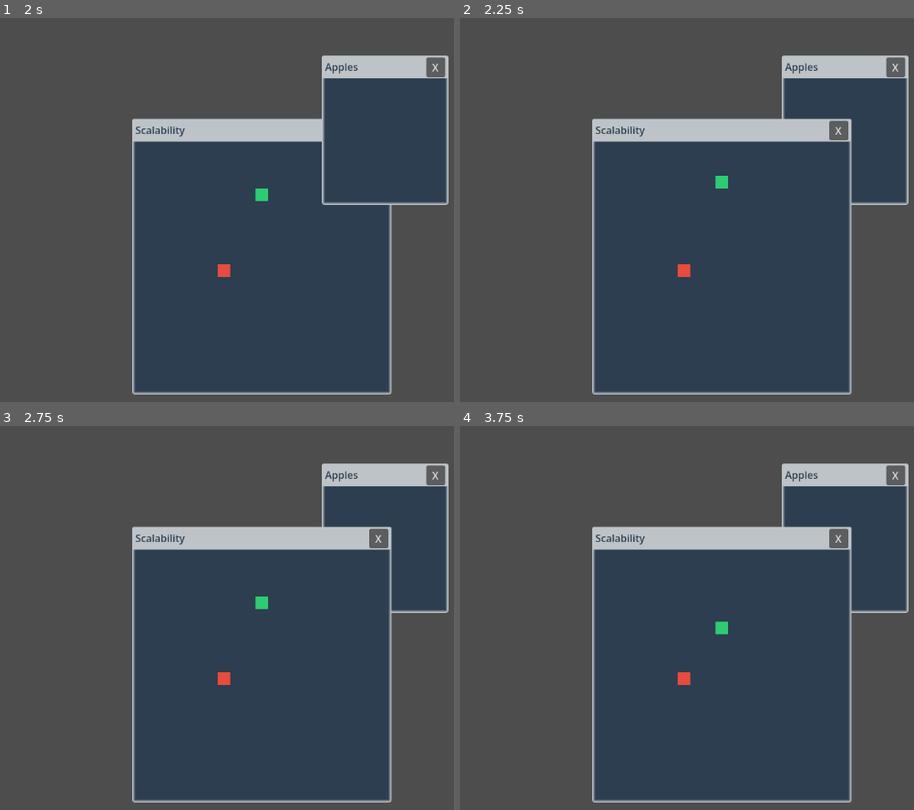
Above: before the commit, frames 1-4 (two rows, left to right).
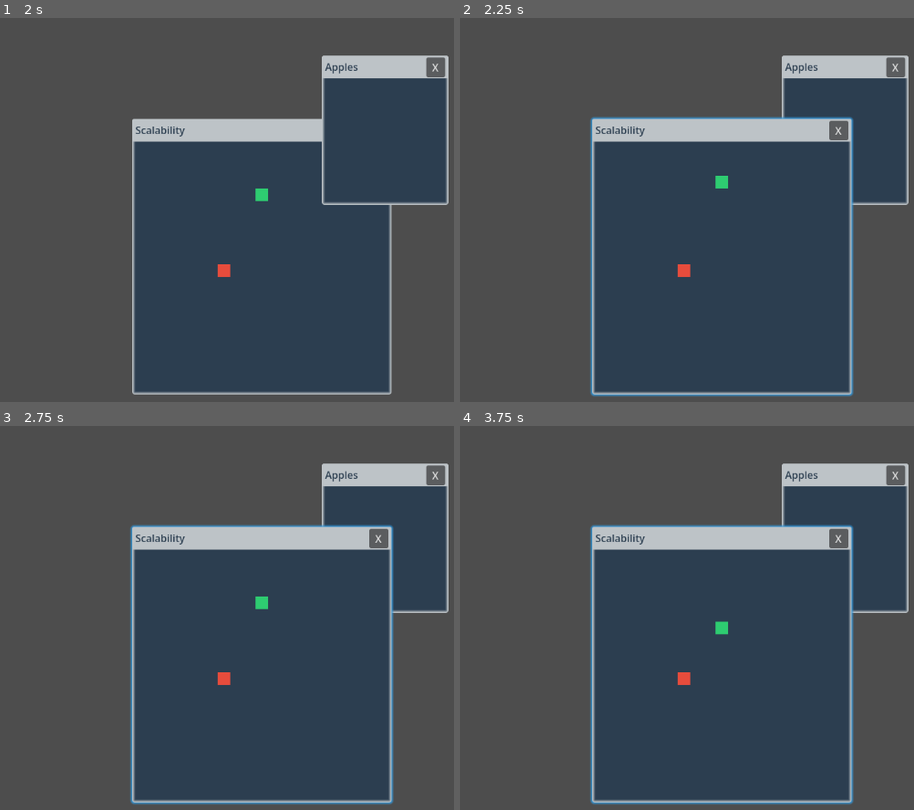
Above: after the commit, the same moments.

Repository: 777aker/scalability
Game: Godot game, scene res://scenes/desktop.tscn
Same seed, same stepped clock (60 frames per second), same inputs: the game is played once before the commit and once after it.
Inputs (mouse positions are in pixels of both pictures, inside the frame that each line leads up to):
- Up to frame 1 (2 s): tap Enter at 0.5 s; move the mouse to (outside the picture) at 0.52 s; press the mouse at (outside the picture) at 0.53 s; hold D (right) 0.53-1.25 s; release the mouse at (outside the picture) at 1.25 s; click "X" at 1.25 s
- Up to frame 2 (2.25 s): tap Space at 2 s; move the mouse to (618, 217) at 2.02 s; hold S (down) from 2.03 s (still down); click (618, 217) at 2.1 s
- Up to frame 3 (2.75 s): keep holding S (down)
- Up to frame 4 (3.75 s): tap Enter at 2.75 s; move the mouse to (841, 514) at 2.77 s; release S (down) at 2.78 s; press the mouse at (841, 514) at 2.78 s; hold D (right) 2.78-3.53 s; tap Space at 3.5 s; move the mouse to (732, 687) at 3.52 s; release the mouse at (732, 687) at 3.53 s; hold W (up) from 3.53 s (still down); click (732, 687) at 3.6 s

Frame 1 is identical in both runs. In frame 2, 1.5% of the frame differs, in the area x 28-87%, y 25-99%; in frame 3, 1.5%; in frame 4, 1.5%.

Commit message:
window highlighting

Diff:
--- a/scenes/window/window.gd
+++ b/scenes/window/window.gd
@@ -5,6 +5,8 @@
 @onready var title_bar_node = $TitleBar
 @onready var window_title_node = $TitleBar/TitleBarControl/TitleContainer/WindowTitle
 @export var window_title: String
+const SELECTED_STYLE = preload("res://styles/window_hightlighted.tres")
+const DEFAULT_STYLE = preload("res://styles/window_default.tres")
 
 var mouse_inside: bool = false
 var mouse_title: bool = false
@@ -24,14 +26,17 @@
 	if Input.is_action_pressed("mouseleft"):
 		if mouse_inside:
 			selected_window = true
+			self.add_theme_stylebox_override("panel", SELECTED_STYLE)
 			get_parent().move_child(self, -1)
 		elif mouse_title or dragging:
 			dragging = true
 			selected_window = true
+			self.add_theme_stylebox_override("panel", SELECTED_STYLE)
 			get_parent().move_child(self, -1)
 			position = get_global_mouse_position() - Vector2(get_global_rect().size.x / 2.0, title_bar_node.get_global_rect().size.y / 2.0)
 		else:
 			selected_window = false
+			self.add_theme_stylebox_override("panel", DEFAULT_STYLE)
 	else:
 		dragging = false
 
--- a/scenes/window/window.tscn
+++ b/scenes/window/window.tscn
@@ -1,24 +1,7 @@
 [gd_scene format=3 uid="uid://d2l6o140f3vdo"]
 
+[ext_resource type="StyleBox" uid="uid://bxceqamyppv6m" path="res://styles/window_default.tres" id="1_0osky"]
 [ext_resource type="Script" uid="uid://dyoevngevobgk" path="res://scenes/window/window.gd" id="1_72cl8"]
-
-[sub_resource type="StyleBoxFlat" id="StyleBoxFlat_72cl8"]
-content_margin_left = 0.0
-content_margin_top = 0.0
-content_margin_right = 0.0
-content_margin_bottom = 0.0
-bg_color = Color(0.17254902, 0.24313726, 0.3137255, 1)
-border_width_left = 5
-border_width_top = 5
-border_width_right = 5
-border_width_bottom = 5
-border_color = Color(0.7411765, 0.7647059, 0.78039217, 1)
-border_blend = true
-corner_radius_top_left = 3
-corner_radius_top_right = 3
-corner_radius_bottom_right = 3
-corner_radius_bottom_left = 3
-corner_detail = 5
 
 [sub_resource type="StyleBoxFlat" id="StyleBoxFlat_0osky"]
 content_margin_left = 0.0
@@ -33,6 +16,7 @@
 corner_detail = 5
 
 [node name="Window" type="Panel" unique_id=1962052330]
+custom_minimum_size = Vector2(200, 200)
 anchors_preset = 8
 anchor_left = 0.5
 anchor_top = 0.5
@@ -40,9 +24,8 @@
 anchor_bottom = 0.5
 grow_horizontal = 2
 grow_vertical = 2
-theme_override_styles/panel = SubResource("StyleBoxFlat_72cl8")
+theme_override_styles/panel = ExtResource("1_0osky")
 script = ExtResource("1_72cl8")
-window_size = Vector2(250, 250)
 window_title = "Scalability"
 
 [node name="TitleBar" type="Panel" parent="." unique_id=1481640282]
--- /dev/null
+++ b/styles/window_default.tres
@@ -0,0 +1,20 @@
+[gd_resource type="StyleBoxFlat" format=3 uid="uid://bxceqamyppv6m"]
+
+[resource]
+content_margin_left = 0.0
+content_margin_top = 0.0
+content_margin_right = 0.0
+content_margin_bottom = 0.0
+bg_color = Color(0.17254902, 0.24313726, 0.3137255, 1)
+border_width_left = 5
+border_width_top = 5
+border_width_right = 5
+border_width_bottom = 5
+border_color = Color(0.7411765, 0.7647059, 0.78039217, 1)
+border_blend = true
+corner_radius_top_left = 3
+corner_radius_top_right = 3
+corner_radius_bottom_right = 3
+corner_radius_bottom_left = 3
+corner_detail = 5
+shadow_color = Color(0.20392157, 0.59607846, 0.85882354, 1)
--- /dev/null
+++ b/styles/window_hightlighted.tres
@@ -0,0 +1,21 @@
+[gd_resource type="StyleBoxFlat" format=3 uid="uid://cfipi7wo4qb4r"]
+
+[resource]
+content_margin_left = 0.0
+content_margin_top = 0.0
+content_margin_right = 0.0
+content_margin_bottom = 0.0
+bg_color = Color(0.17254902, 0.24313726, 0.3137255, 1)
+border_width_left = 5
+border_width_top = 5
+border_width_right = 5
+border_width_bottom = 5
+border_color = Color(0.7411765, 0.7647059, 0.78039217, 1)
+border_blend = true
+corner_radius_top_left = 3
+corner_radius_top_right = 3
+corner_radius_bottom_right = 3
+corner_radius_bottom_left = 3
+corner_detail = 5
+shadow_color = Color(0.20392157, 0.59607846, 0.85882354, 1)
+shadow_size = 4
